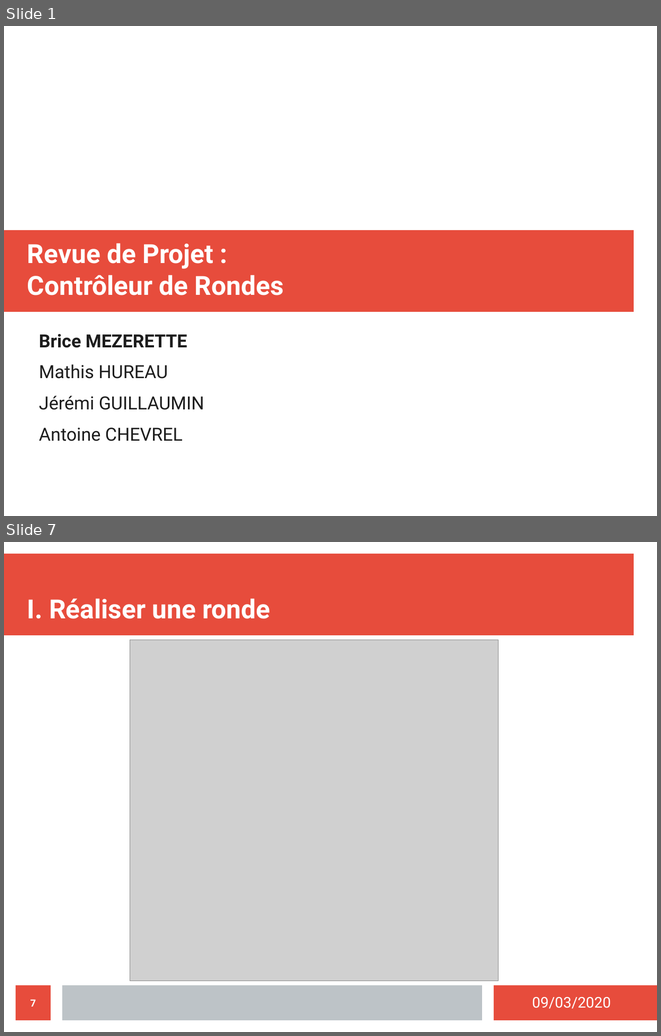
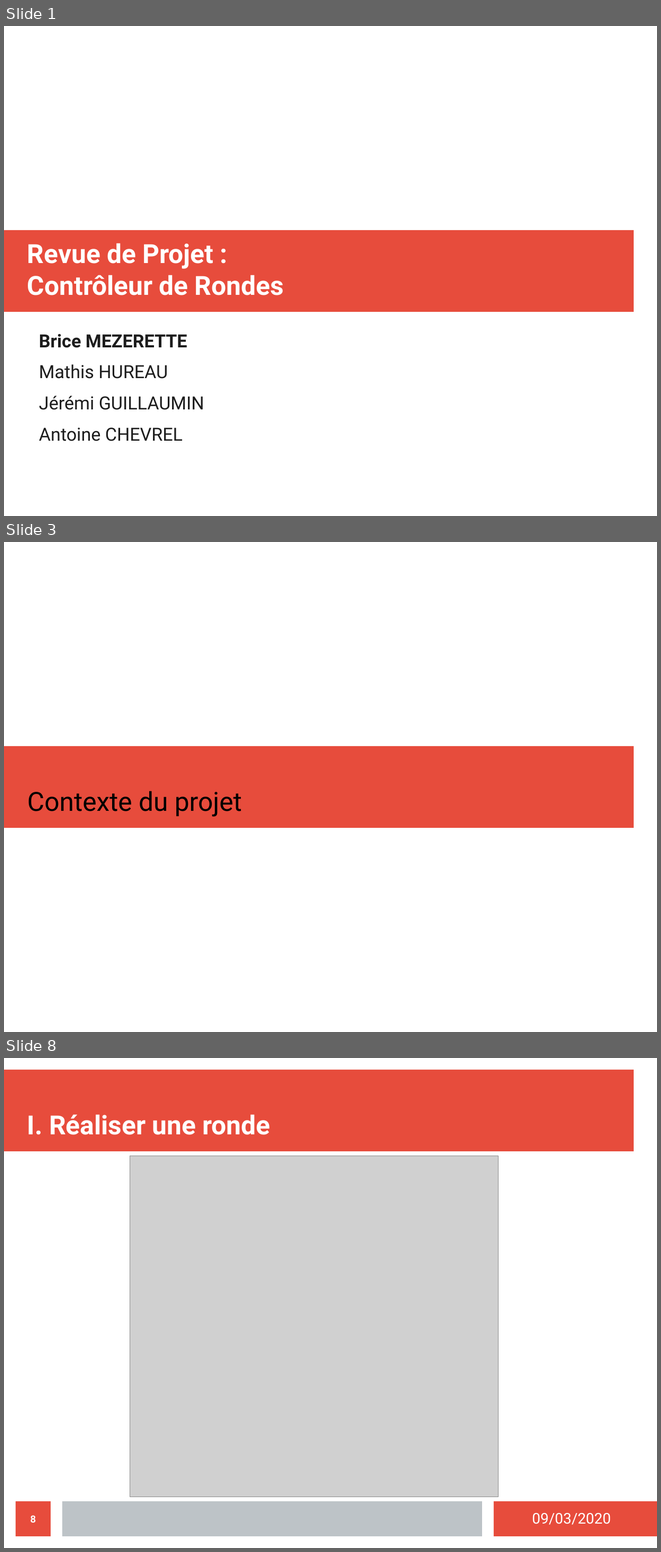
Before and after one commit to MezeretteBrice/Projet_Ronde, a slide deck: SOUTENANCE/Revue2/MezeretteBrice.odp. Shown one above the other, each under a label of ours: slides 1 and 7 before the commit, slides 1, 3 and 8 after it; the slides between them are not shown. The pictures are 661x1036 and 661x1552 pixels, drawn with LibreOffice and Linux fonts; fonts in the diff are those of the drawing; grey boxes stand for pictures. Boxes give left, top, right and bottom in pixels: in the first picture for what was removed or moved away, otherwise in the second. Text is boxed around its words. In the diff, an @@ line names an element or a change of style, - is before the commit and + after.

```diff
--- a/SOUTENANCE/Revue2/MezeretteBrice.odp
+++ b/SOUTENANCE/Revue2/MezeretteBrice.odp
@@ slide 3 added at (4,542,657,1032), background #FFFFFF; not listed: 1 template element that a slide beside it also shows @@
@@ title added at (27,791,242,817), 32 pt, text #000000 @@
+Contexte du projet
@@ what was slide 7 is now slide 8 @@
@@ page number at (30,1515,36,1522): text changed @@
-7
+8
```
Also in this commit, not shown: 8 slides changed, 1 other slide added, 3 other files.
